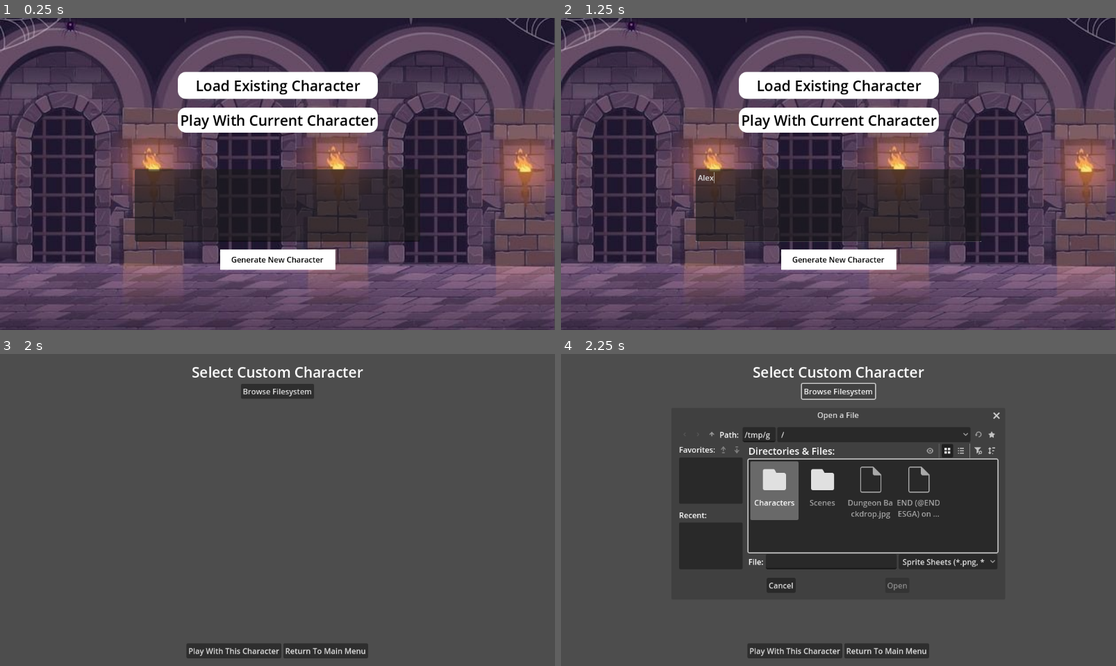
Above: before the commit, frames 1-4 (two rows, left to right).
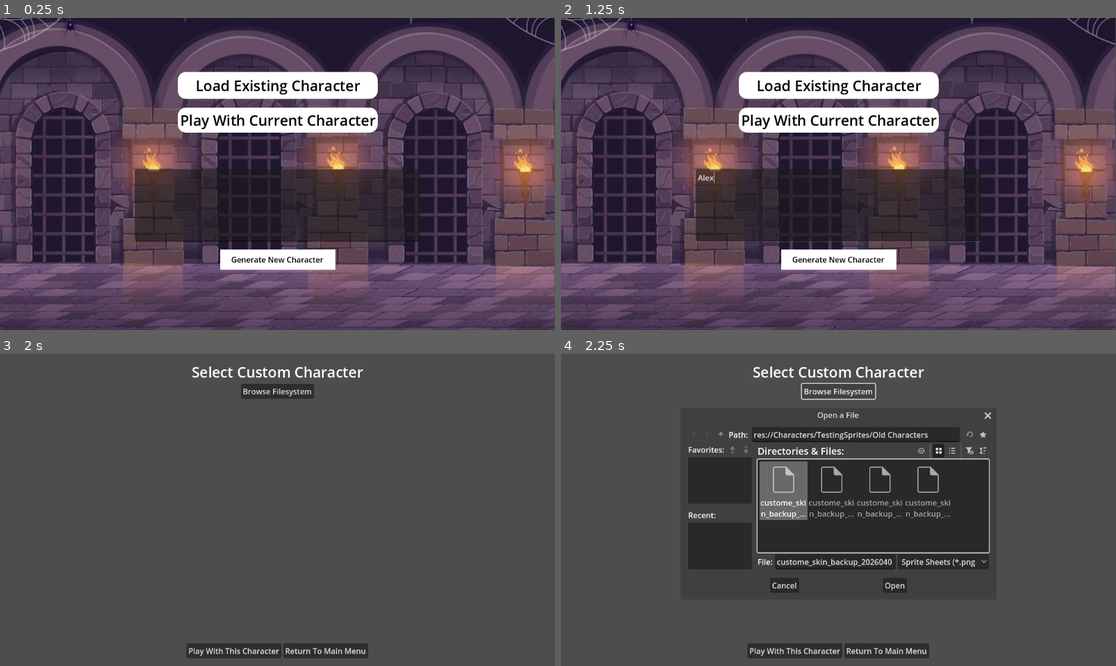
Above: after the commit, the same moments.

Repository: skyler-simpson/senior_design
Game: Godot game, scene res://Scenes/main_menu.tscn
Two runs of this game, one before a commit and one after it. Both use one fixed random seed, a clock stepped at 60 frames per second and the inputs below.
Inputs (mouse positions are in pixels of both pictures, inside the frame that each line leads up to):
- Up to frame 1 (0.25 s): no input
- Up to frame 2 (1.25 s): click (838, 205) at 0.52 s; type "Alex" at 0.6 s
- Up to frame 3 (2 s): click "Load Existing Character" at 1.25 s
- Up to frame 4 (2.25 s): click "Browse Filesystem" at 2 s

Frames 1-3 are identical in both runs. In frame 4, 4.3% of the frame differs, in the area x 21-80%, y 18-76%.

Commit message:
Made it so the 'Old Characters' folder will open when loading a pre-existing character

Diff:
--- a/src/Game Code/senior-design-project/load_sprite.gd
+++ b/src/Game Code/senior-design-project/Scenes/load_sprite.gd
@@ -37,4 +37,6 @@
 
 
 func _on_load_button_pressed() -> void:
+	var path = "res://Characters/TestingSprites/Old Characters"
+	file_dialog.current_dir = path
 	file_dialog.popup_centered()
--- a/src/Game Code/senior-design-project/Scenes/load_sprite.tscn
+++ b/src/Game Code/senior-design-project/Scenes/load_sprite.tscn
@@ -1,6 +1,6 @@
 [gd_scene load_steps=2 format=3 uid="uid://bwilgtw083a42"]
 
-[ext_resource type="Script" uid="uid://ekwsmvov58wn" path="res://load_sprite.gd" id="1_yjymi"]
+[ext_resource type="Script" uid="uid://ekwsmvov58wn" path="res://Scenes/load_sprite.gd" id="1_yjymi"]
 
 [node name="LoadSprite" type="Control"]
 layout_mode = 3
@@ -61,7 +61,6 @@
 [node name="FileDialog" type="FileDialog" parent="."]
 title = "Open a File"
 file_mode = 0
-access = 2
 filters = PackedStringArray("*.png, *.jpg ; Sprite Sheets")
 
 [connection signal="pressed" from="MarginContainer/VBoxContainer/LoadButton" to="." method="_on_load_button_pressed"]
Not shown: 1 places in src/Game Code/senior-design-project/Scenes/Main Menu.tscn that only renumber resources
Renamed: src/Game Code/senior-design-project/load_sprite.gd.uid -> src/Game Code/senior-design-project/Scenes/load_sprite.gd.uid
